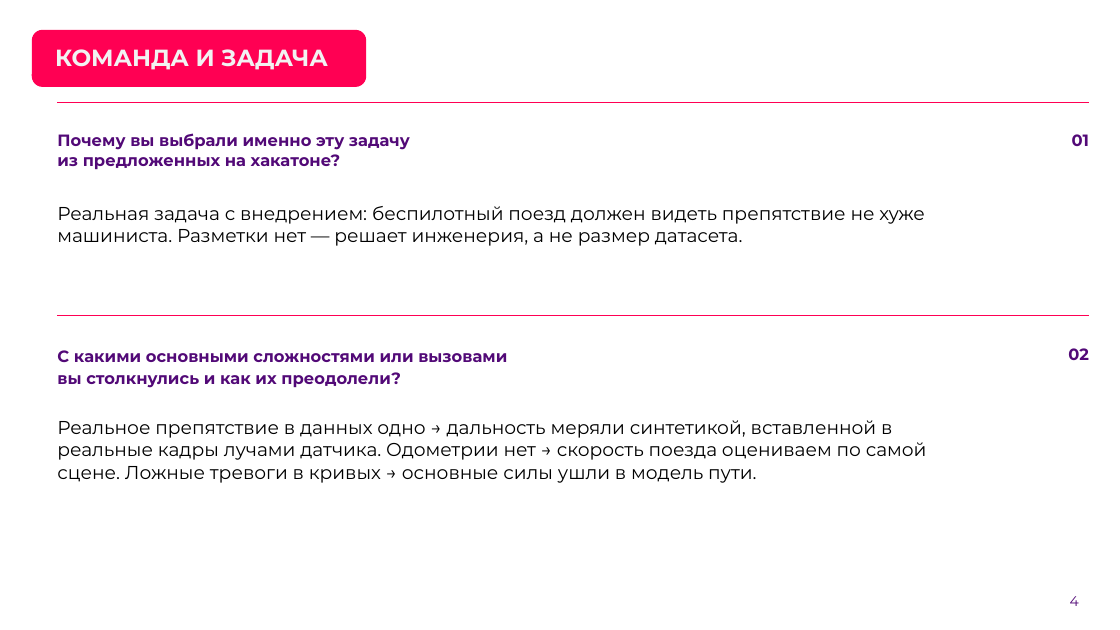
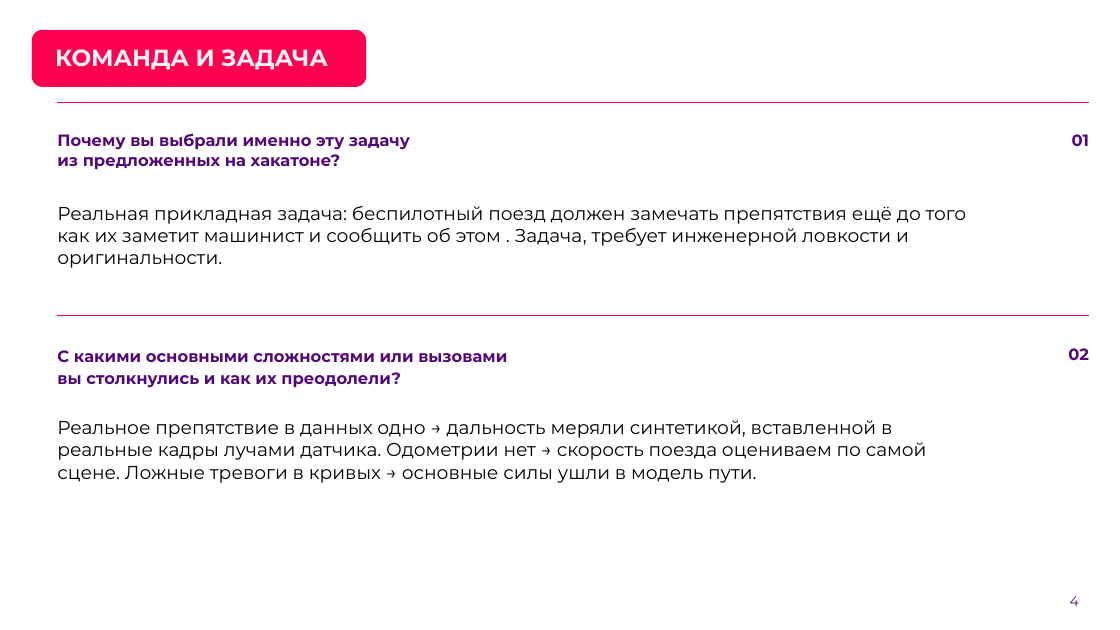
Before and after one commit to ivanpabl/hakatanon_lidar, a slide deck: slide 4 of presentation/ЛЦТ2026_Кейс5_tunnel_od.pptx. Drawn at 1120x630 pixels with LibreOffice and Linux fonts; fonts in the diff are those of the drawing; background and template pictures are left out. Boxes give left, top, right and bottom in pixels: in the first picture for what was removed or moved away, otherwise in the second. Text is boxed around its words. In the diff, an @@ line names an element or a change of style, - is before the commit and + after.

```diff
--- a/presentation/ЛЦТ2026_Кейс5_tunnel_od.pptx
+++ b/presentation/ЛЦТ2026_Кейс5_tunnel_od.pptx
@@ text at [57, 206, 966, 268]: text changed @@
-Реальная задача с внедрением: беспилотный поезд должен видеть препятствие не хуже машиниста. Разметки нет — решает инженерия, а не размер датасета.
+Реальная прикладная задача: беспилотный поезд должен замечать препятствия ещё до того как их заметит машинист и сообщить об этом . Задача, требует инженерной ловкости и оригинальности.
```
Also in this commit, not shown: 11 other slides changed, 2 other files.
